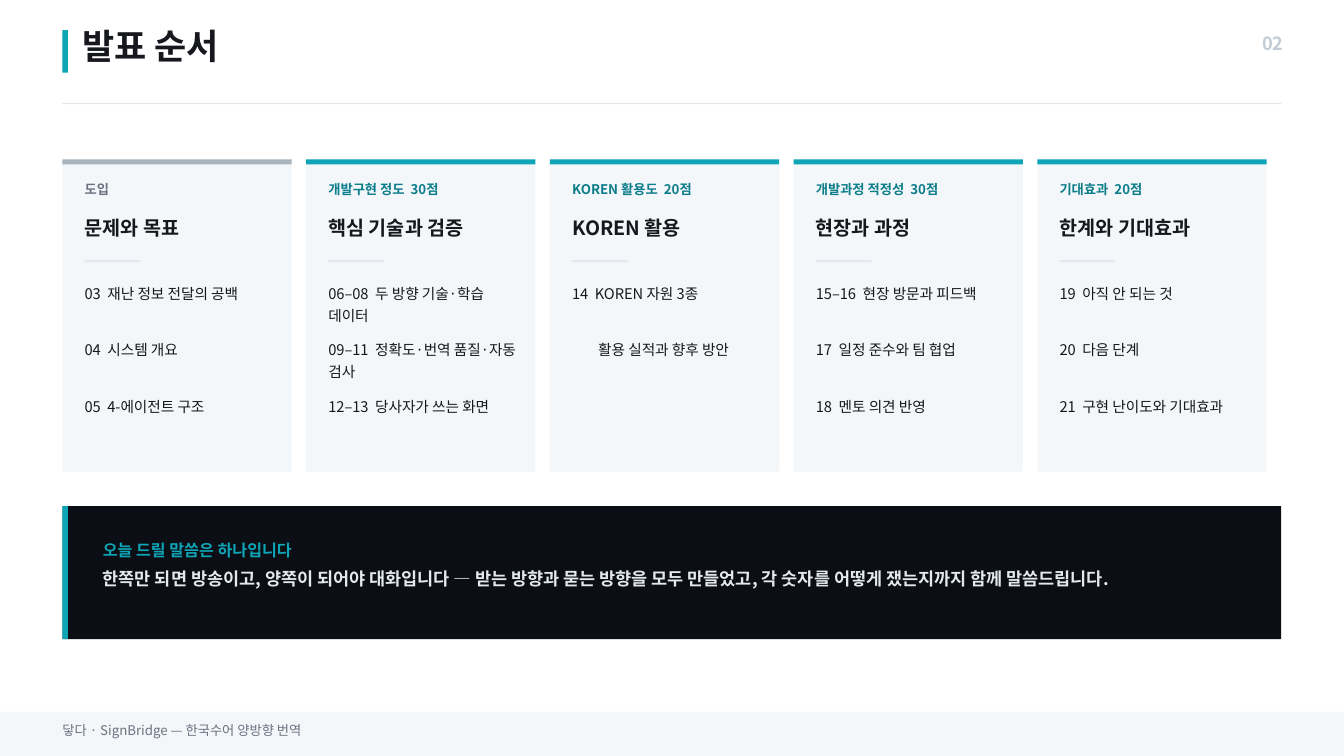
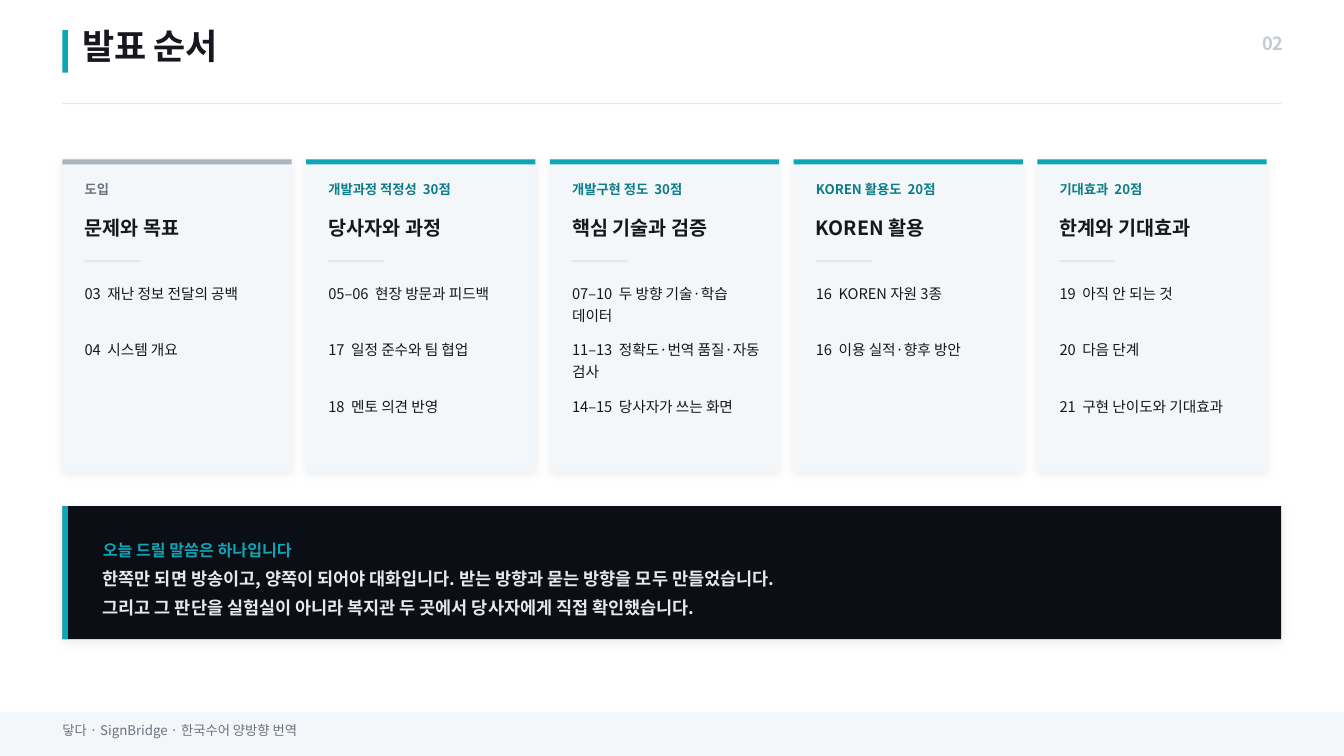
Before and after one commit to BioCode67/signbridge, a slide deck: slide 2 of ppt/제출/중간평가 발표자료_닿다.pptx. Drawn at 1344x756 pixels with LibreOffice and Linux fonts; fonts in the diff are those of the drawing. Boxes give left, top, right and bottom in pixels: in the first picture for what was removed or moved away, otherwise in the second. Text is boxed around its words. In the diff, an @@ line names an element or a change of style, - is before the commit and + after.

```diff
--- a/ppt/제출/중간평가 발표자료_닿다.pptx
+++ b/ppt/제출/중간평가 발표자료_닿다.pptx
@@ text added at box(328, 218, 441, 237), 14 pt, text #16181D, bold @@
+당사자와 과정
@@ 4 texts: place and size @@
-4 texts at box(328, 182, 692, 237)
+4 texts at box(572, 182, 936, 237)
@@ text removed at box(816, 218, 910, 237) @@
-현장과 과정
@@ text at box(328, 287, 489, 300): text changed @@
-15–16 현장 방문과 피드백
+05–06 현장 방문과 피드백
@@ text at box(572, 286, 728, 322): text changed @@
-06–08 두 방향 기술·학습 데이터
+07–10 두 방향 기술·학습 데이터
@@ text at box(816, 287, 942, 300): text changed @@
-14 KOREN 자원 3종
+16 KOREN 자원 3종
@@ text at box(572, 343, 760, 378): text changed @@
-09–11 정확도·번역 품질·자동 검사
+11–13 정확도·번역 품질·자동 검사
@@ text at box(816, 342, 961, 356): text changed @@
-활용 실적과 향후 방안
+16 이용 실적·향후 방안
@@ text removed at box(85, 400, 205, 413) @@
-05 4-에이전트 구조
@@ 3 texts: place and size @@
-3 texts at box(816, 183, 956, 413)
+3 texts at box(328, 183, 468, 413)
@@ text at box(572, 400, 733, 413): text changed @@
-12–13 당사자가 쓰는 화면
+14–15 당사자가 쓰는 화면
@@ shadow on in 5 elements at box(63, 159, 291, 472), box(307, 159, 535, 472), box(551, 159, 779, 472), box(793, 159, 1022, 472), box(63, 506, 1281, 639) @@
@@ text at box(103, 570, 774, 616): text changed @@
-한쪽만 되면 방송이고, 양쪽이 되어야 대화입니다 — 받는 방향과 묻는 방향을 모두 만들었고, 각 숫자를 어떻게 쟀는지까지 함께 말씀드립니다.
+한쪽만 되면 방송이고, 양쪽이 되어야 대화입니다. 받는 방향과 묻는 방향을 모두 만들었습니다.
+그리고 그 판단을 실험실이 아니라 복지관 두 곳에서 당사자에게 직접 확인했습니다.
@@ text at box(62, 724, 297, 739): text changed @@
-닿다 · SignBridge — 한국수어 양방향 번역
+닿다 · SignBridge · 한국수어 양방향 번역
```
Also in this commit, not shown: 21 other slides changed, 50 other files.
